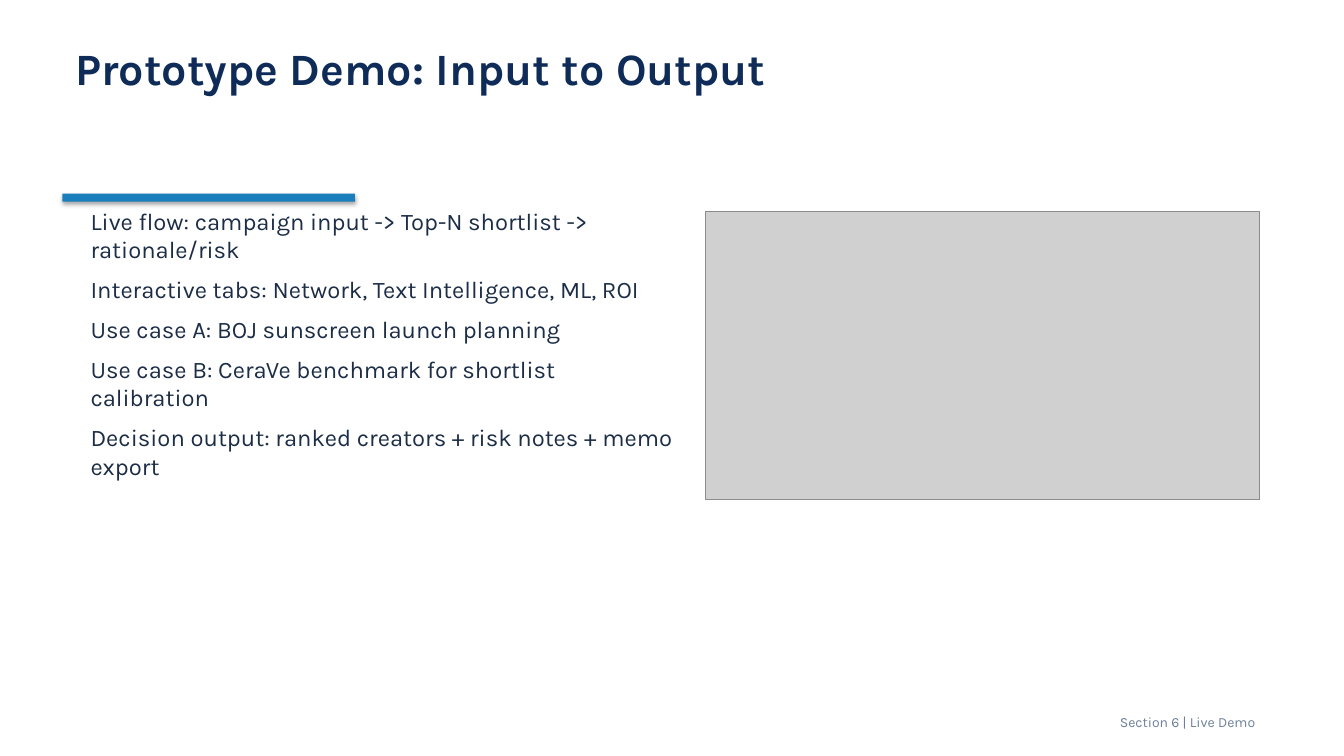
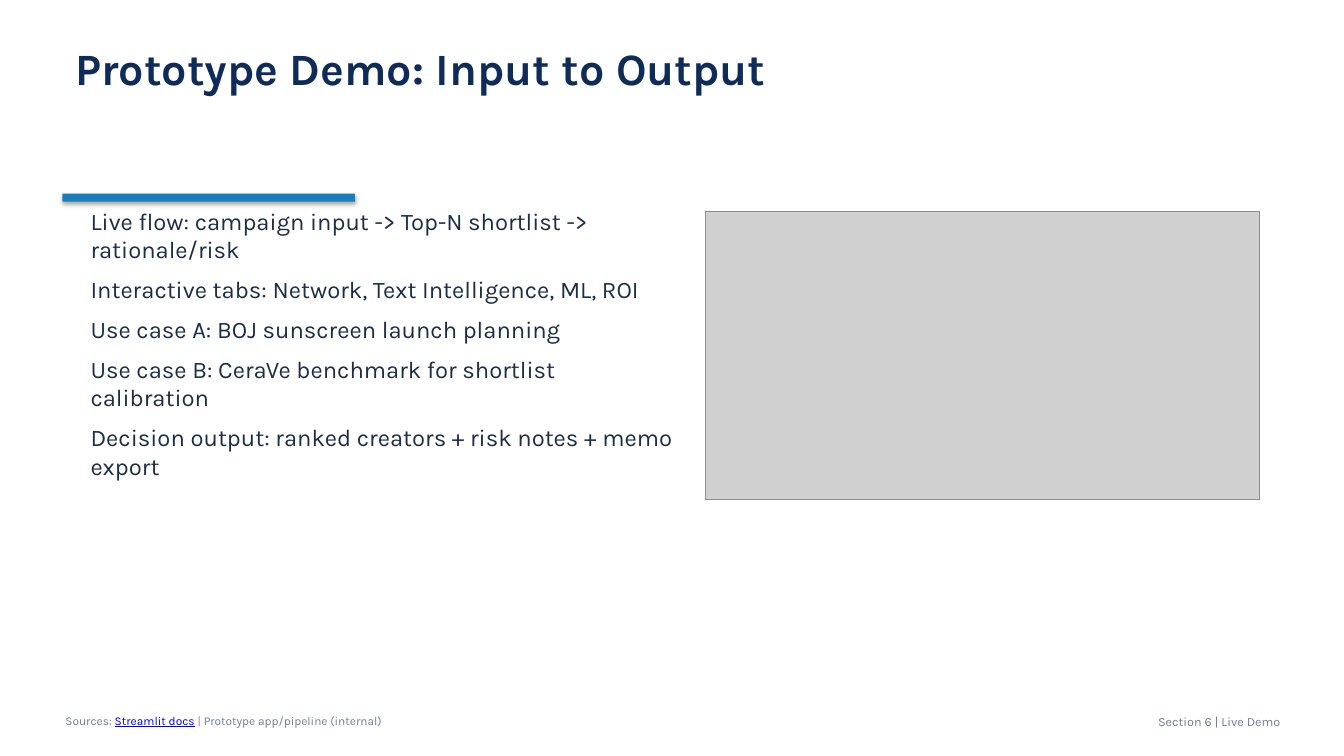
Before and after one commit to AliceEom/AI_MCN, a slide deck: slide 11 of slides/AI_MCN_Final_Presentation_EN.pptx. Drawn at 1344x756 pixels with LibreOffice and Linux fonts; fonts in the diff are those of the drawing; grey boxes stand for pictures. Boxes give left, top, right and bottom in pixels: in the first picture for what was removed or moved away, otherwise in the second. Text is boxed around its words. In the diff, an @@ line names an element or a change of style, - is before the commit and + after.

Commit message:
Expand research references and add per-slide source links

```diff
--- a/slides/AI_MCN_Final_Presentation_EN.pptx
+++ b/slides/AI_MCN_Final_Presentation_EN.pptx
@@ text added at <box>65,716,381,728</box>, 8.5 pt, text #6E8098 @@
+Sources: Streamlit docs | Prototype app/pipeline (internal)
@@ text "Section 6 | Live Demo": place and size @@
-text "Section 6 | Live Demo" at <box>1120,717,1255,727</box>
+text "Section 6 | Live Demo" at <box>1158,717,1280,726</box>
@@ text "Section 6 | Live Demo" at <box>1158,717,1280,726</box>: size 10 to 9 pt @@
```
Also in this commit, not shown: 14 other slides changed, 2 other files.
